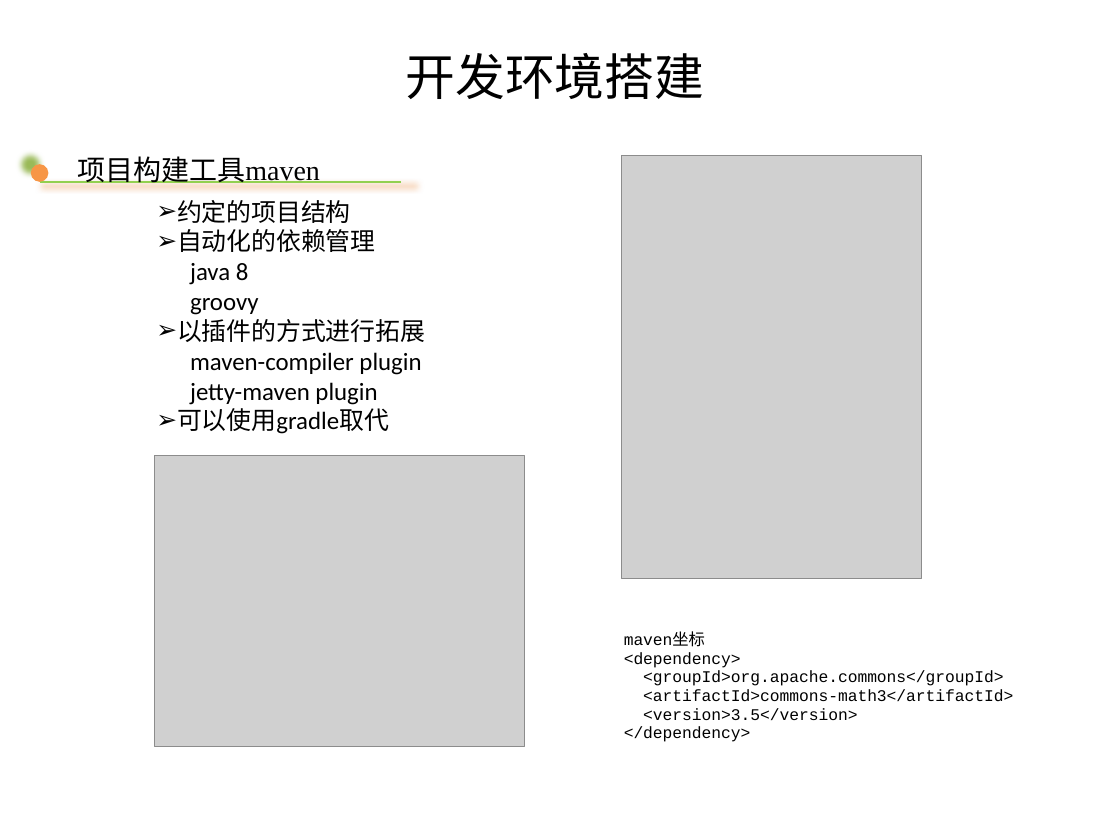
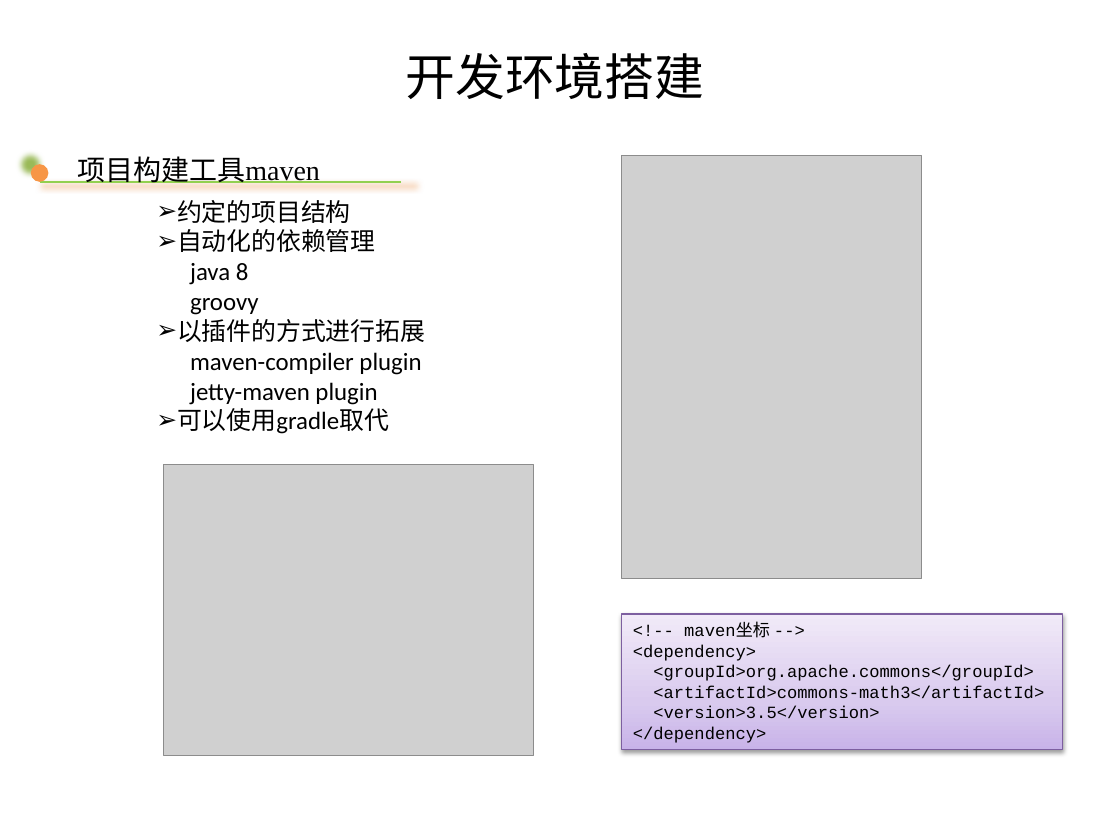
Before and after one commit to gongwm/graduate, a slide deck: slide 12 of 论文/水电机组控制与故障诊断_M201373325_胡弦_基于敏捷方法的水轮机仿真软件设计与实现.pptm (slide 11 before the commit). Drawn at 1120x840 pixels with LibreOffice and Linux fonts; fonts in the diff are those of the drawing; grey boxes stand for pictures; background and template pictures are left out. Boxes give left, top, right and bottom in pixels: in the first picture for what was removed or moved away, otherwise in the second. Text is boxed around its words. In the diff, an @@ line names an element or a change of style, - is before the commit and + after.

```diff
--- a/论文/水电机组控制与故障诊断_M201373325_胡弦_基于敏捷方法的水轮机仿真软件设计与实现.pptm
+++ b/论文/水电机组控制与故障诊断_M201373325_胡弦_基于敏捷方法的水轮机仿真软件设计与实现.pptm
@@ picture: place and size @@
-picture at (155, 455, 525, 746)
+picture at (164, 464, 534, 755)
@@ rectangle added at (622, 614, 1063, 749), fill gradient #C9B5E8 to #D8CBEE to #F0EAF9, outline #7D60A0 0.75 pt, 11 pt, text #000000 @@
+<!-- maven坐标 -->
+<dependency>
+<groupId>org.apache.commons</groupId>
+<artifactId>commons-math3</artifactId>
+<version>3.5</version>
+</dependency>
@@ table removed at (604, 632, 1062, 746), 1 rows, 1 columns @@
-maven坐标 / <dependency> / <groupId>org.apache.commons</groupId> / <artifactId>commons-math3</artifactId> / <version>3.5</version> / </dependency>
```
Also in this commit, not shown: 26 other slides changed, 5 slides added, 7 other files.
